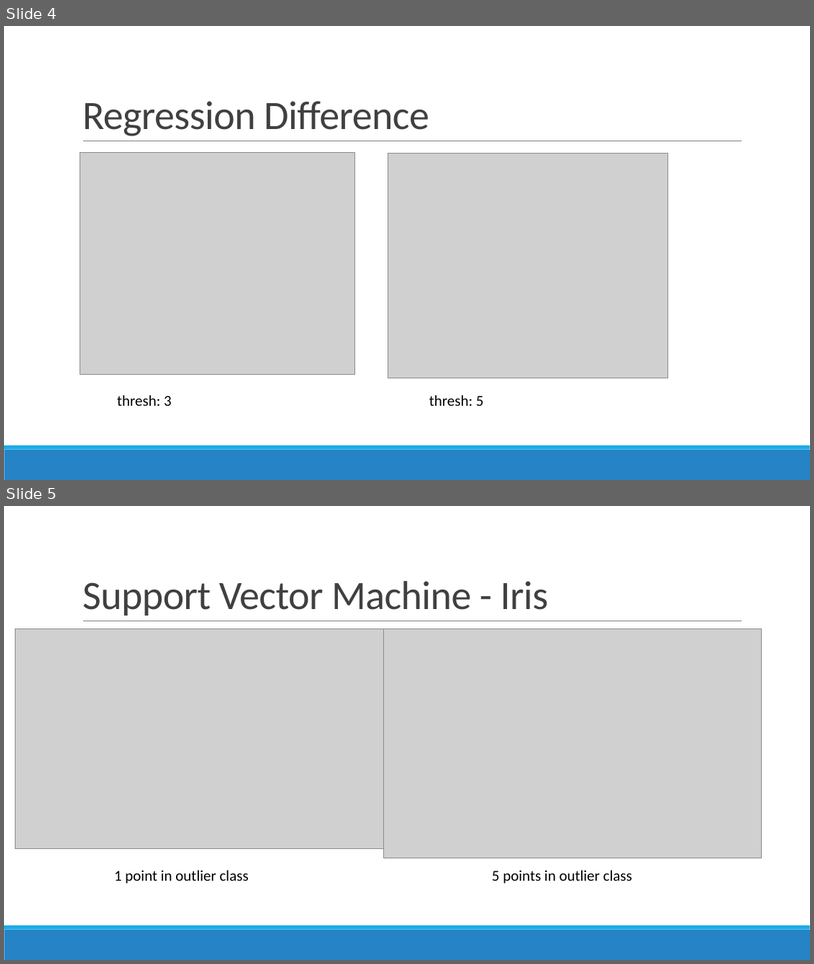
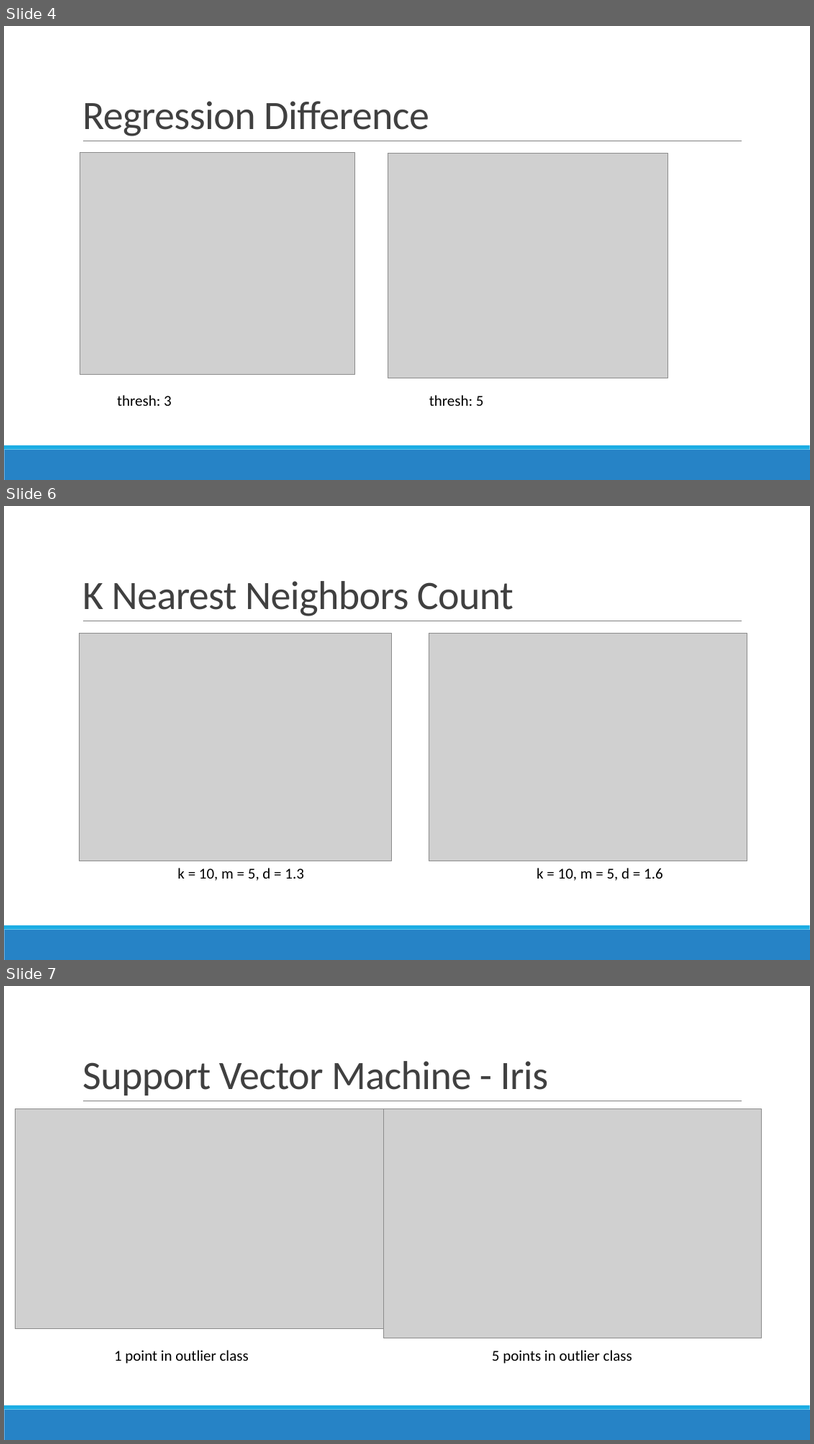
Before and after one commit to bksim/OutlierDetection, a slide deck: Visual Summary of Implementations.pptx. Shown one above the other, each under a label of ours: slides 4 and 5 before the commit, slides 4, 6 and 7 after it; the slides between them are not shown. The pictures are 814x964 and 814x1444 pixels, drawn with LibreOffice and Linux fonts; fonts in the diff are those of the drawing; grey boxes stand for pictures. Boxes give left, top, right and bottom in pixels: in the first picture for what was removed or moved away, otherwise in the second. Text is boxed around its words. In the diff, an @@ line names an element or a change of style, - is before the commit and + after.

```diff
--- a/Visual Summary of Implementations.pptx
+++ b/Visual Summary of Implementations.pptx
@@ slide 6 added at [4, 506, 810, 960], background #FFFFFF; not listed: 3 template elements that a slide beside it also shows @@
@@ title added at [82, 581, 514, 616], 48 pt, text #404040 @@
+K Nearest Neighbors Count
@@ picture added at [80, 633, 392, 860] @@
@@ picture added at [430, 633, 748, 860] @@
@@ text added at [178, 867, 304, 880], 18 pt, text #000000 @@
+k = 10, m = 5, d = 1.3
@@ text added at [537, 867, 664, 880], 18 pt, text #000000 @@
+k = 10, m = 5, d = 1.6
@@ what was slide 5 is now slide 7 @@
```
Also in this commit, not shown: 1 slide changed, 1 other slide added, 2 other files.
